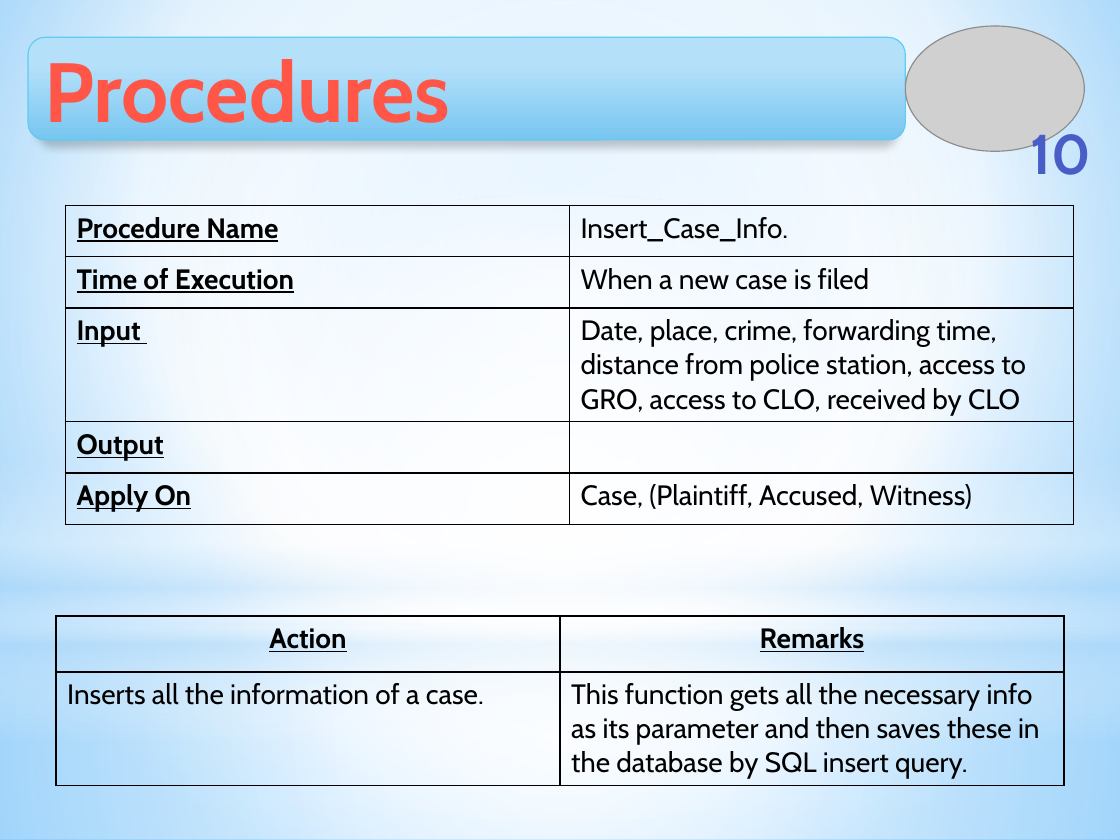
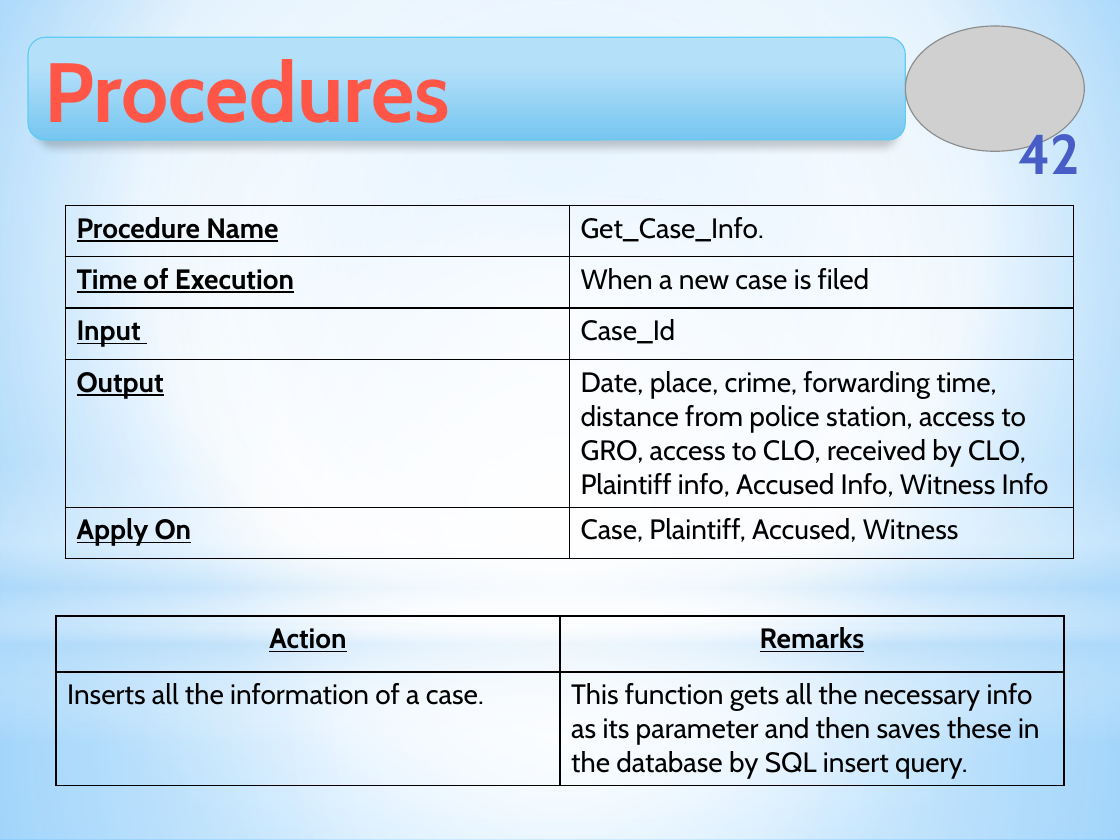
Before and after one commit to Touhid18/CSE308-Management_of_Judicial_System-1005009_1005014_1005018_1005023_1005029, a slide deck: slide 42 of ISD_Management_of_Judicial_System_DatabaseDesign.pptx (slide 10 before the commit). Drawn at 1120x840 pixels with LibreOffice and Linux fonts; fonts in the diff are those of the drawing; grey boxes stand for pictures. Boxes give left, top, right and bottom in pixels: in the first picture for what was removed or moved away, otherwise in the second. Text is boxed around its words. In the diff, an @@ line names an element or a change of style, - is before the commit and + after.

Commit message:
3 Final ppts made

```diff
--- a/ISD_Management_of_Judicial_System_DatabaseDesign.pptx
+++ b/ISD_Management_of_Judicial_System_DatabaseDesign.pptx
@@ page number at bbox=[1018, 126, 1080, 174]: text changed @@
-10
+42
@@ table at bbox=[65, 205, 1073, 589] @@
-row 1, column 2: Insert_Case_Info.
+row 1, column 2: Get_Case_Info.
-row 3, column 2: Date, place, crime, forwarding time, distance from police station, access to GRO, access to CLO, received by CLO
+row 3, column 2: Case_Id
-row 4, column 2: 
+row 4, column 2: Date, place, crime, forwarding time, distance from police station, access to GRO, access to CLO, received by CLO, Plaintiff info, Accused Info, Witness Info
-row 5, column 2: Case, (Plaintiff, Accused, Witness)
+row 5, column 2: Case, Plaintiff, Accused, Witness
```
Also in this commit, not shown: 10 other slides changed, 38 slides added, 1 slide removed, 17 other files.
